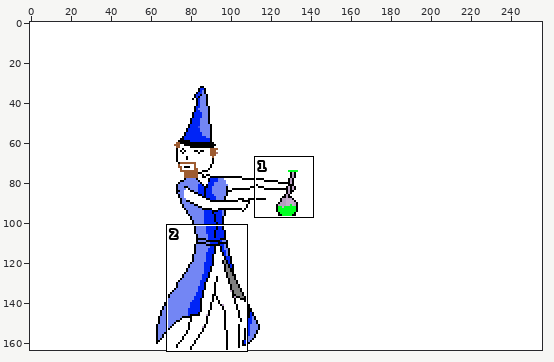
Edited in one commit: sprite sheet (trunk/images/cutscenes/intro/frame-2.png). Above, an overview of the earlier version with the close-up marked.
Close-up. As it was:
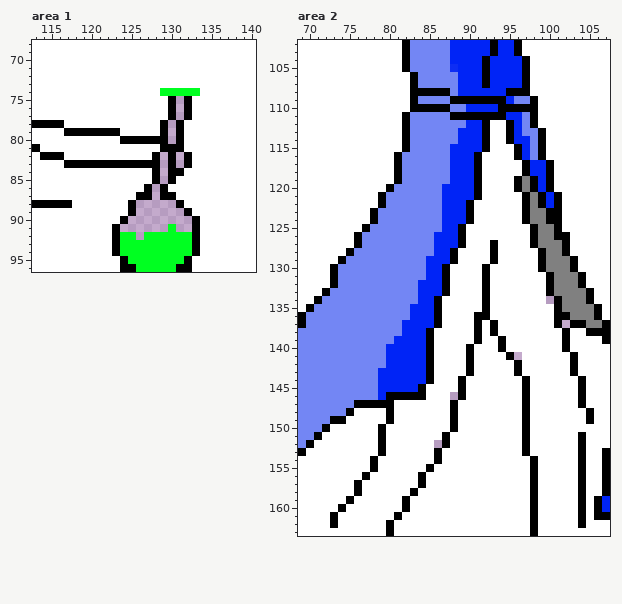
The file is 256x164 pixels. Colours within 5 levels of each other are drawn and written as one. Shown: area 1: x 113..140, y 68..96; area 2: x 69..107, y 102..163. The commit also changed other parts of the picture, which this record leaves out.
The same view after the edit:
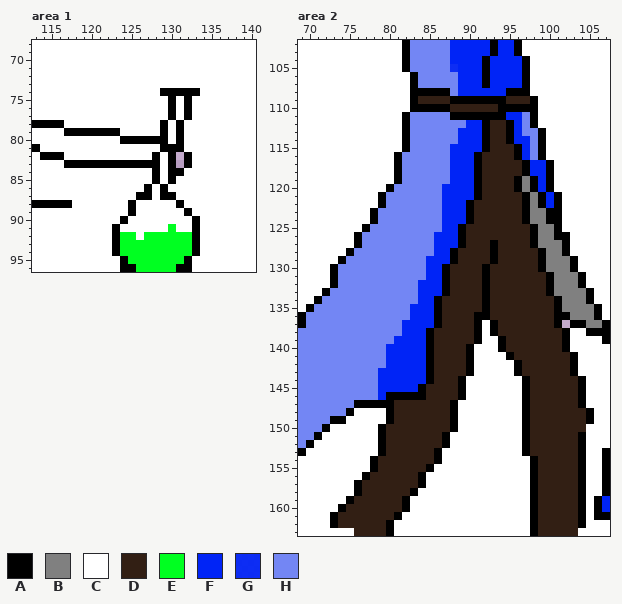
Palette (. is transparent): A #000000  B #808080  C #ffffff  D #321f14  E #00ff21  F #0024f6  G #0024f7ee  H #7386f4
Change:
Changed rows in their new state; - is an unchanged pixel.
Area 1:
first column x 124:
74 -----AAAAA
75 -------C--
76 -------C--
77 -------C--
78 ------C---
79 ------C---
80 ------C---
82 -----C----
83 -----C----
84 -----C----
85 -----C----
86 ----C-----
87 ----C-----
88 --CCCCC---
89 --CCCCCC--
90 -CCCCCCCC-
91 CCCCCC-CC-
92 --C-------
Area 2:
first column x 74:
109 ----------DDDD-------DDD-------
110 --------------DDDDDD-----------
112 -------------------DD----------
113 -------------------DD----------
114 -------------------DD----------
115 -------------------DDD---------
116 ------------------DDDD---------
117 ------------------DDDDD--------
118 ------------------DDDDD--------
119 ------------------DDDD---------
120 ------------------DDDD---------
121 ------------------DDDDD--------
122 -----------------DDDDDD--------
123 -----------------DDDDDD--------
124 -----------------DDDDDD--------
125 ----------------DDDDDDDD-------
126 ----------------DDDDDDDD-------
127 ----------------DDD-DDDD-------
128 ---------------DDDD-DDDDD------
129 ---------------DDDD-DDDDD------
130 --------------DDDD-DDDDDD------
131 --------------DDDD-DDDDDDD-----
132 --------------DDDD-DDDDDDD-----
133 --------------DDDD-DDDDDDD-----
134 -------------DDDDD-DDDDDDDD----
135 -------------DDDDD-DDDDDDDD----
136 -------------DDDD--DDDDDDDD----
137 -------------DDDD---DDDDDDD----
138 ------------DDDDD---DDDDDDDD---
139 ------------DDDDD----DDDDDDD---
140 ------------DDDD-----DDDDDDD---
141 ------------DDDD------DDDDDDD--
142 ------------DDDD-------DDDDDD--
143 ------------DDDD-------DDDDDD--
144 ------------DDD---------DDDDDD-
145 -----------DDDD---------DDDDDD-
146 -----------DDDD---------DDDDDD-
147 -------DDDDDDD----------DDDDDD-
148 -------DDDDDDD----------DDDDDDD
149 -------DDDDDDD----------DDDDDDD
150 ------DDDDDDDD----------DDDDDDD
151 ------DDDDDDD-----------DDDDDD-
152 ------DDDDDDD-----------DDDDDD-
153 ------DDDDDD------------DDDDDD-
154 -----DDDDDDD-------------DDDDD-
155 -----DDDDDD--------------DDDDD-
156 ----DDDDDD---------------DDDDD-
157 ---DDDDDDD---------------DDDDD-
158 ---DDDDDD----------------DDDDD-
159 --DDDDDD-----------------DDDDD-
160 -DDDDDDD-----------------DDDDD-
161 DDDDDDD------------------DDDDD-
162 DDDDDD-------------------DDDDD-
163 --DDDD-------------------DDDDD-
Changed places in both close-ups, as pixel boxes (x1, y1, x2, y2):
changed: (120, 88, 200, 240)
changed: (338, 96, 586, 536)
